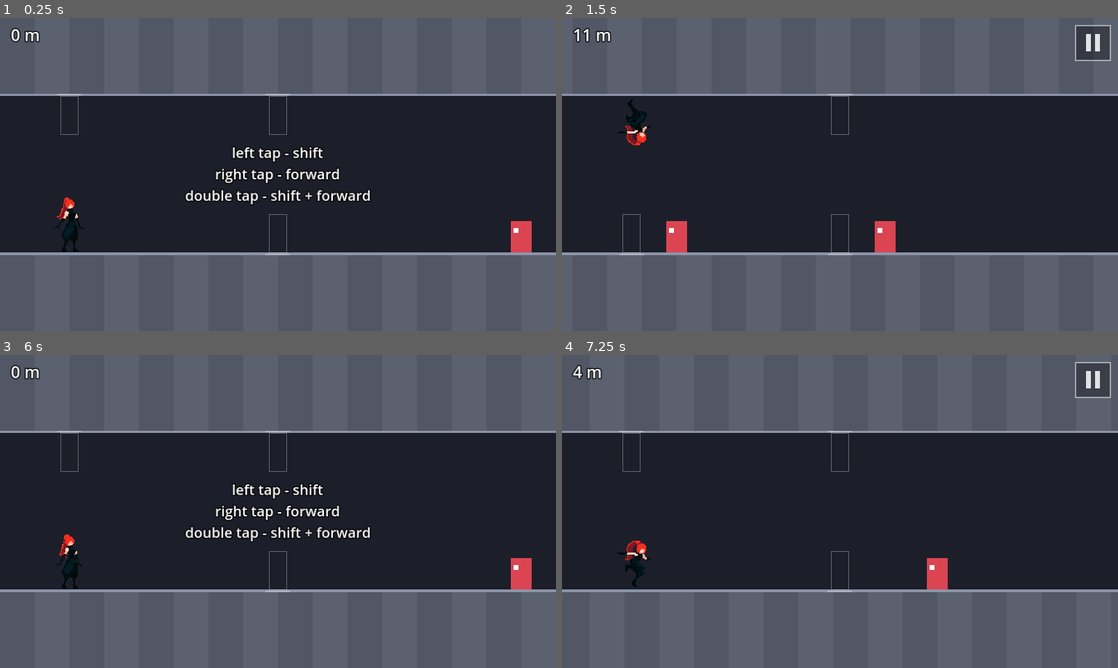
Above: before the commit, frames 1-4 (two rows, left to right).
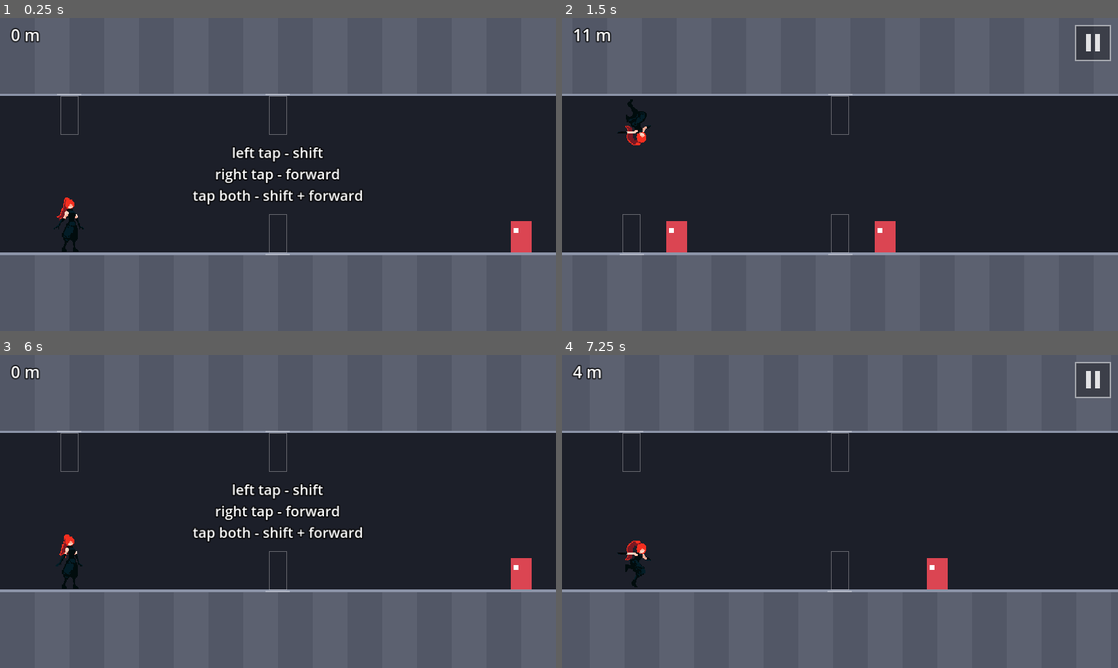
Above: after the commit, the same moments.

Repository: fredsbreads/game-off
Game: Godot game, scene res://scenes/main.tscn
Same seed, same stepped clock (60 frames per second), same inputs: the game is played once before the commit and once after it.
Inputs (mouse positions are in pixels of both pictures, inside the frame that each line leads up to):
- Up to frame 1 (0.25 s): no input
- Up to frame 2 (1.5 s): tap Enter at 0.5 s; move the mouse to (962, 158) at 0.52 s; hold K (tp_forward) 0.53-1.28 s; hold J (tp_vertical) 0.53-1.28 s; click (962, 158) at 0.67 s; move the mouse to (728, 190) at 1.27 s; tap Shift at 1.35 s
- Up to frame 3 (6 s): move the mouse to (333, 442) at 2.02 s; hold J (tp_vertical) 2.03-2.78 s; hold K (tp_forward) 2.03-3.53 s; move the mouse to (250, 574) at 2.77 s; tap Shift at 2.85, 4.35, 5.85 s; click (250, 574) at 2.92 s; move the mouse to (444, 558) at 3.52 s; hold J (tp_vertical) 3.53-4.28 s; move the mouse to (111, 464) at 4.27 s; tap Enter at 5, 5.75 s; move the mouse to (305, 511) at 5.02 s; hold J (tp_vertical) 5.03-5.78 s; click (305, 511) at 5.17 s; move the mouse to (194, 433) at 5.77 s; hold K (tp_forward) from 5.78 s (still down)
- Up to frame 4 (7.25 s): keep holding K (tp_forward); tap Space at 6.5 s; move the mouse to (962, 495) at 6.52 s; hold J (tp_vertical) from 6.53 s (still down)

The runs differ from the first frame. In frame 1, 0.8% of the frame differs, in the area x 33-67%, y 54-60%; in frame 2, nothing differs; in frame 3, 0.8%; in frame 4, nothing differs.

Commit message:
Start screen: 'tap both' instead of 'double tap'

Diff:
--- a/scripts/hud.gd
+++ b/scripts/hud.gd
@@ -115,7 +115,7 @@
 func show_start(best: int) -> void:
 	var lines := "left tap - shift\n"
 	lines += "right tap - forward\n"
-	lines += "double tap - shift + forward"
+	lines += "tap both - shift + forward"
 	if SHOW_SCORE_UI and best > 0:
 		lines += "\n\nBest: %d" % best
 	_message.text = lines
